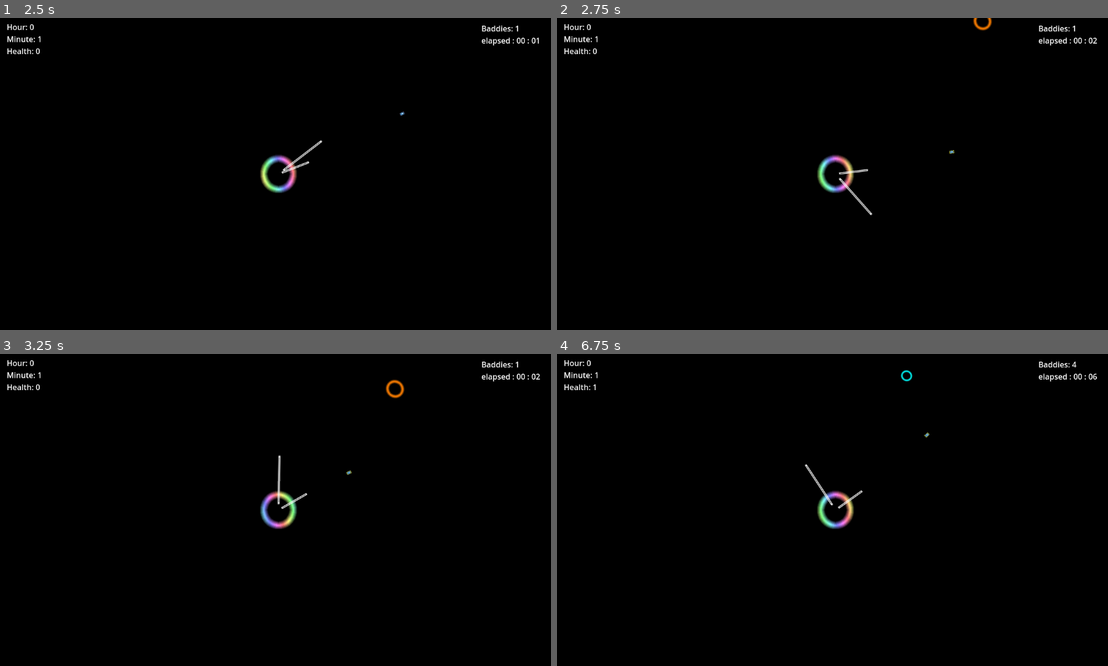
Above: before the commit, frames 1-4 (two rows, left to right).
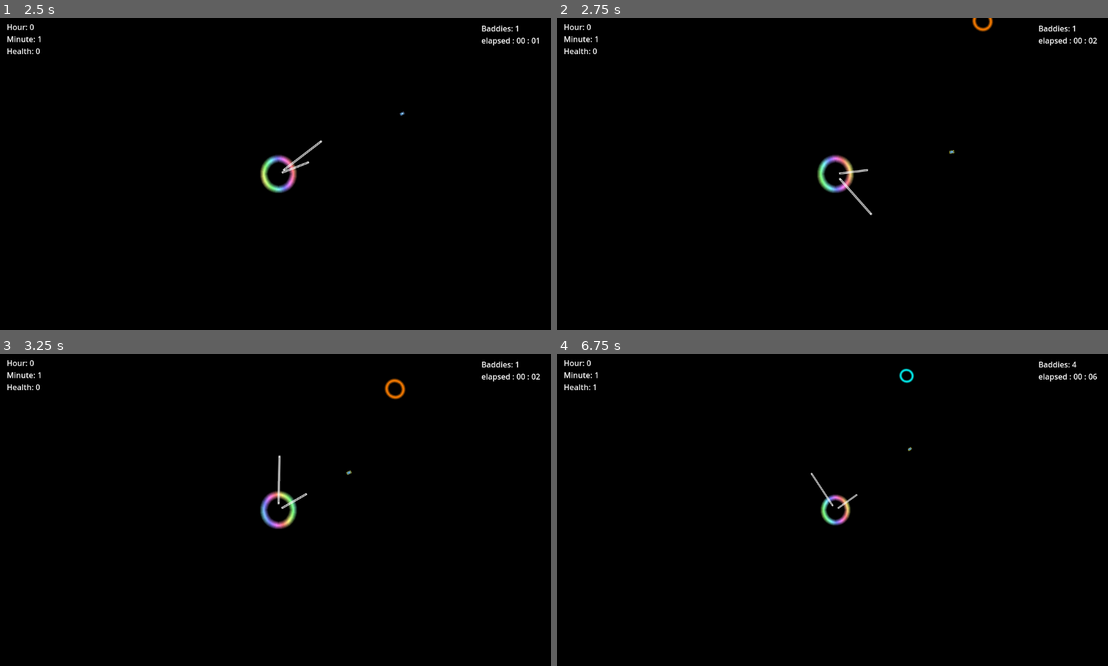
Above: after the commit, the same moments.

Repository: subpar-software/terrible-game-2
Game: Godot game, scene res://game.tscn
The game is run twice, just before and just after one commit, with the same random seed, the same clock (stepped at 60 frames per second) and the same inputs. The engine's default icon, where the game draws it, is replaced by a stand-in: a white triangle on a blue panel in a dark square.
Inputs:
- Up to frame 1 (2.5 s): click "Go!" at 0.5 s; tap Enter (ui_accept) at 1.25, 1.52, 2.27 s; hold Right (ui_right) from 1.28 s (still down)
- Up to frame 2 (2.75 s): keep holding Right (ui_right)
- Up to frame 3 (3.25 s): release Right (ui_right) at 2.78 s; hold Left (ui_left) from 2.78 s (still down)
- Up to frame 4 (6.75 s): tap Enter (ui_accept) at 3.77, 4.52, 5.27 s; release Left (ui_left) at 5.03 s; hold Right (ui_right) from 5.03 s (still down)

Frame 1 is identical in both runs. In frame 2, less than 0.1% of the frame differs, in the area x 75-80%, y 0-5%; in frame 3, 0.1%; in frame 4, 0.7%, in the area x 44-68%, y 4-57%.

Commit message:
Indicate clock was hit

Diff:
--- a/baddie.gd
+++ b/baddie.gd
@@ -9,7 +9,7 @@
 var speed_bonus = 1.0
 
 func _ready():
-	var size = rng.randf_range(0.2, 0.55)
+	var size = rng.randf_range(0.3, 0.6)
 	$Sprite2D.scale = Vector2(size, size)
 	$Sprite2D.modulate = Color.from_hsv((randi() % 12) / 12.0, 1, 1)
 	$CollisionShape2D.scale = Vector2(size, size)
--- a/defender.gd
+++ b/defender.gd
@@ -3,6 +3,8 @@
 signal dead
 signal action_surge_begin
 signal action_surge_end
+
+var rng = RandomNumberGenerator.new()
 
 @onready var hour_hand = $HourHand
 @onready var minute_hand = $MinuteHand
@@ -33,6 +35,14 @@
 var action_surge = false
 var plugin = preload("res://sounds/Plug-in.wav")
 var plugout = preload("res://sounds/Plug-out.wav")
+
+var hurt_sounds = [
+	preload("res://sounds/Painsounds v2 - Track 1 - Arrrch.ogg"),
+	preload("res://sounds/Painsounds v2 - Track 2 - Hurgh.ogg"),
+	preload("res://sounds/Painsounds v2 - Track 3 - Huuurh.ogg"),
+	preload("res://sounds/Painsounds v2 - Track 4 - Arrggh .ogg"),
+	preload("res://sounds/Painsounds v2 - Track 5 - Urggh.ogg"),
+	preload("res://sounds/Painsounds v2 - Track 6 - hyyrdhh.ogg")]
 
 
 
@@ -130,6 +140,9 @@
 		body.queue_free()
 	curr_health -= 1
 	health_label.text = "Health: " + str(curr_health)
+	$AnimationPlayer.play("hurt")
+	$AudioStreamPlayer.stream = hurt_sounds[rng.randi_range(0, hurt_sounds.size() - 1)]
+	$AudioStreamPlayer.play()
 	if (curr_health <= 0):
 		emit_signal('dead')
 
--- a/defender.tscn
+++ b/defender.tscn
@@ -23,6 +23,27 @@
 [sub_resource type="CircleShape2D" id="CircleShape2D_uh21f"]
 radius = 38.0526
 
+[sub_resource type="Animation" id="Animation_jydj0"]
+resource_name = "hurt"
+length = 0.4
+tracks/0/type = "value"
+tracks/0/imported = false
+tracks/0/enabled = true
+tracks/0/path = NodePath(".:scale")
+tracks/0/interp = 1
+tracks/0/loop_wrap = true
+tracks/0/keys = {
+"times": PackedFloat32Array(0, 0.2, 0.4),
+"transitions": PackedFloat32Array(1, 1, 1),
+"update": 0,
+"values": [Vector2(1, 1), Vector2(0.75, 0.75), Vector2(1, 1)]
+}
+
+[sub_resource type="AnimationLibrary" id="AnimationLibrary_viias"]
+_data = {
+"hurt": SubResource("Animation_jydj0")
+}
+
 [node name="Defender" type="Sprite2D" groups=["defender"]]
 material = SubResource("ShaderMaterial_uvb8h")
 texture = ExtResource("2_3efd2")
@@ -44,6 +65,7 @@
 collision_mask = 2
 
 [node name="CollisionShape2D" type="CollisionShape2D" parent="MinuteHand"]
+visible = false
 position = Vector2(0, -69)
 shape = SubResource("CapsuleShape2D_tk8wn")
 
@@ -64,6 +86,7 @@
 collision_mask = 2
 
 [node name="CollisionShape2D" type="CollisionShape2D" parent="SecondHand"]
+visible = false
 position = Vector2(0, -78)
 shape = SubResource("CapsuleShape2D_yl00m")
 
@@ -77,6 +100,7 @@
 collision_mask = 2
 
 [node name="CollisionShape2D" type="CollisionShape2D" parent="Area2D"]
+visible = false
 shape = SubResource("CircleShape2D_uh21f")
 
 [node name="ActionSurgeTimer" type="Timer" parent="."]
@@ -84,6 +108,11 @@
 [node name="AudioStreamPlayer" type="AudioStreamPlayer" parent="."]
 volume_db = -10.0
 
+[node name="AnimationPlayer" type="AnimationPlayer" parent="."]
+libraries = {
+"": SubResource("AnimationLibrary_viias")
+}
+
 [connection signal="timeout" from="HourHand/FireRate" to="." method="_on_hour_fire_rate_timeout"]
 [connection signal="timeout" from="MinuteHand/FireRate" to="." method="_on_minute_fire_rate_timeout"]
 [connection signal="body_entered" from="Area2D" to="." method="_on_area_2d_body_entered"]
Not shown: 1 places in defender.tscn that only renumber resources
Not shown, added: sounds/Painsounds v2 - Track 1 - Arrrch.ogg.import
Not shown, added: sounds/Painsounds v2 - Track 2 - Hurgh.ogg.import
Not shown, added: sounds/Painsounds v2 - Track 3 - Huuurh.ogg.import
Not shown, added: sounds/Painsounds v2 - Track 4 - Arrggh .ogg.import
Not shown, added: sounds/Painsounds v2 - Track 5 - Urggh.ogg.import
Not shown, added: sounds/Painsounds v2 - Track 6 - hyyrdhh.ogg.import
Not shown, changed: README.md
Not shown, added: sounds/Painsounds v2 - Track 1 - Arrrch.ogg
Not shown, added: sounds/Painsounds v2 - Track 2 - Hurgh.ogg
Not shown, added: sounds/Painsounds v2 - Track 3 - Huuurh.ogg
Not shown, added: sounds/Painsounds v2 - Track 4 - Arrggh .ogg
(and 2 more such lines)
